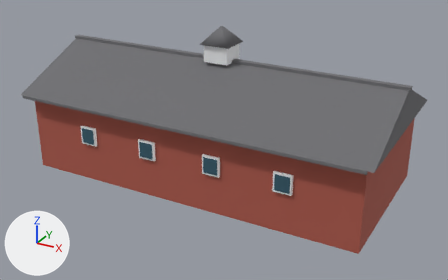
One commit to the glTF model src/assets/models/props/barn.glb: the scene before it, then after it.
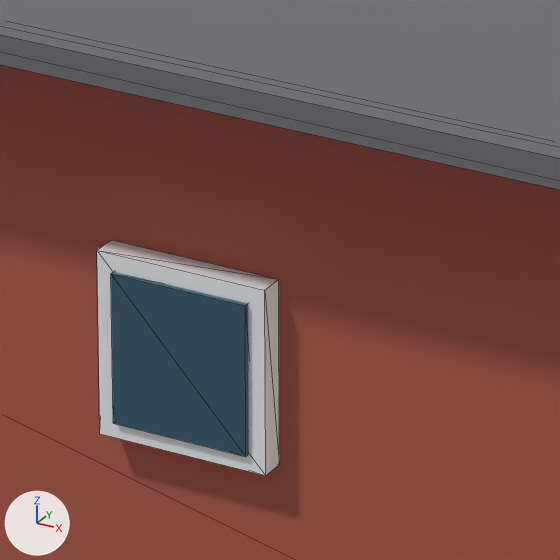
The first picture shows the older version from a 50 mm camera at (24.6, -44.3, 25.2) aimed at (0.3, -0.2, 3.1). The close-ups show the older and then the newer version on the part from 43% to 56% of the width and 46% to 67% of the height of that picture. Only the edits that show in the close-ups are written down. The lights are fixed; the arrows at lower left show +X, +Y and +Z. The close-ups show mesh edges as thin lines. Vertices at exactly the same position are counted once.

The first close-up shows 'Merged_CityBarnRed', 'Merged_CityWhitePaint', 'Merged_RoofDark', 'Merged_WindowGlassDark'.
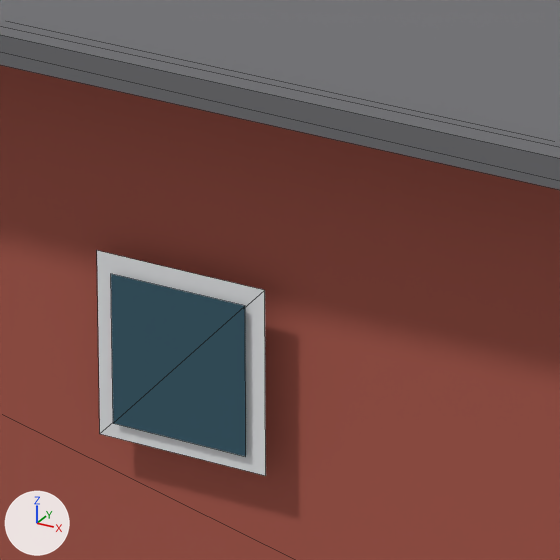
Location of each change, (x1, y1, x2, y2) in pixels of the close-ups (560 x 560 px):
'Merged_WindowGlassDark', reshaped
    before: (111, 272, 249, 457)
    after: (111, 274, 246, 457)
'Merged_CityWhitePaint', reshaped (7% narrower)
    before: (97, 240, 279, 476)
    after: (97, 250, 266, 476)
part 1 of me_merged_citywhitepaint_mesh, deleted
    before: (98, 240, 279, 475)
part 2 of me_merged_windowglassdark_mesh, deleted (mostly hidden)
    before: (111, 272, 249, 456)

The change in detail:
me_merged_citywhitepaint_mesh is used by ob_merged_citywhitepaint; location (0.0, 0.0, 0.0).
me_merged_citywhitepaint_mesh had 72 vertices, 108 faces and spanned x -15.5..9.8, y -7.2..3.3, z 0.0..11.9.
me_merged_citywhitepaint_mesh now has 56 vertices, 68 faces and spans x -15.5..9.8, y -7.2..3.3, z 0.0..11.9.
me_merged_citywhitepaint_mesh part 1: 4 vertices removed from x 2.2..3.8, y -7.0, z 3.4..5.0.
Other edits to the shape of me_merged_citywhitepaint_mesh do not show in these pictures.
me_merged_windowglassdark_mesh is used by ob_merged_windowglassdark; location (0.0, 0.0, 0.0).
me_merged_windowglassdark_mesh had 40 vertices, 60 faces and spanned x -15.5..9.6, y -7.3..0.9, z 3.5..8.4.
me_merged_windowglassdark_mesh now has 20 vertices, 10 faces and spans x -15.5..9.6, y -7.3..0.9, z 3.5..8.4.
me_merged_windowglassdark_mesh part 2: 4 vertices removed from x 2.4..3.6, y -7.1, z 3.5..4.8.
Other edits to the shape of me_merged_windowglassdark_mesh do not show in these pictures.
